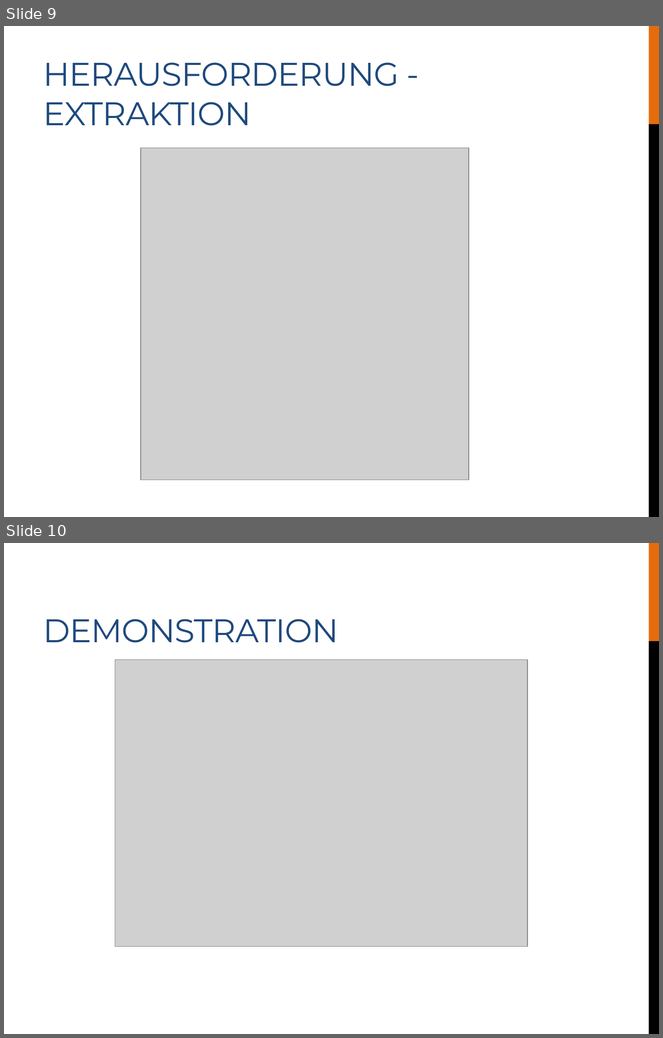
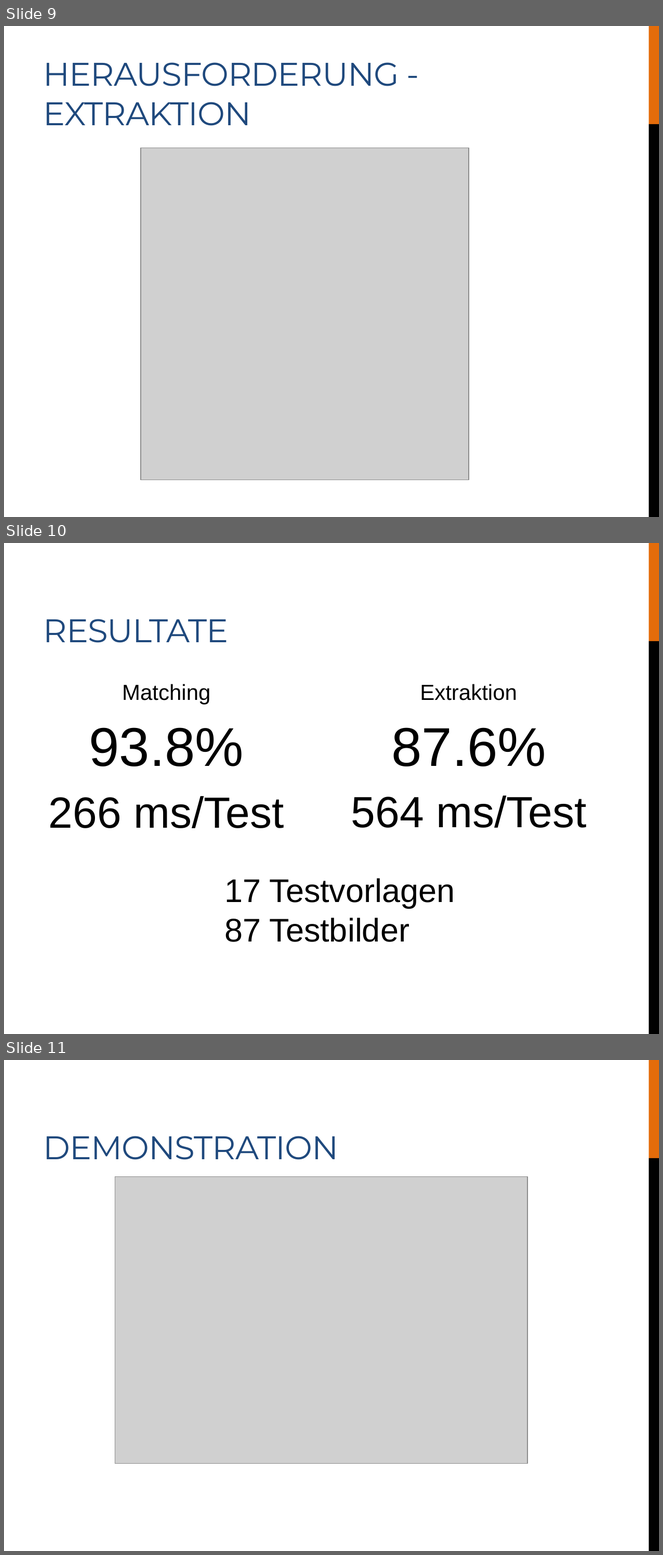
Before and after one commit to LucaRitz/ticket-recognition, a slide deck: docs/presentation.pptx. Shown one above the other, each under a label of ours: slides 9 and 10 before the commit, slides 9, 10 and 11 after it. The pictures are 663x1038 and 663x1555 pixels, drawn with LibreOffice and Linux fonts; fonts in the diff are those of the drawing; grey boxes stand for pictures. Boxes give left, top, right and bottom in pixels: in the first picture for what was removed or moved away, otherwise in the second. Text is boxed around its words. In the diff, an @@ line names an element or a change of style, - is before the commit and + after.

```diff
--- a/docs/presentation.pptx
+++ b/docs/presentation.pptx
@@ slide 10 added at bbox=[4, 543, 659, 1034], background #FFFFFF; not listed: 2 template elements that a slide beside it also shows @@
@@ title added at bbox=[44, 619, 229, 643], 36 pt, text #1F497D @@
+RESULTATE
@@ text added at bbox=[122, 684, 210, 704], 24 pt, text #000000 @@
+Matching
@@ text added at bbox=[420, 684, 517, 701], 24 pt, text #000000 @@
+Extraktion
@@ text added at bbox=[89, 728, 244, 767], 60 pt, text #000000 @@
+93.8%
@@ text added at bbox=[391, 728, 546, 767], 60 pt, text #000000 @@
+87.6%
@@ text added at bbox=[49, 796, 284, 828], 48 pt, text #000000 @@
+266 ms/Test
@@ text added at bbox=[351, 796, 586, 828], 48 pt, text #000000 @@
+564 ms/Test
@@ text added at bbox=[224, 878, 455, 942], 36 pt, text #000000 @@
+17 Testvorlagen
+87 Testbilder
@@ what was slide 10 is now slide 11 @@
```
Also in this commit, not shown: 1 slide changed, 2 other files.
